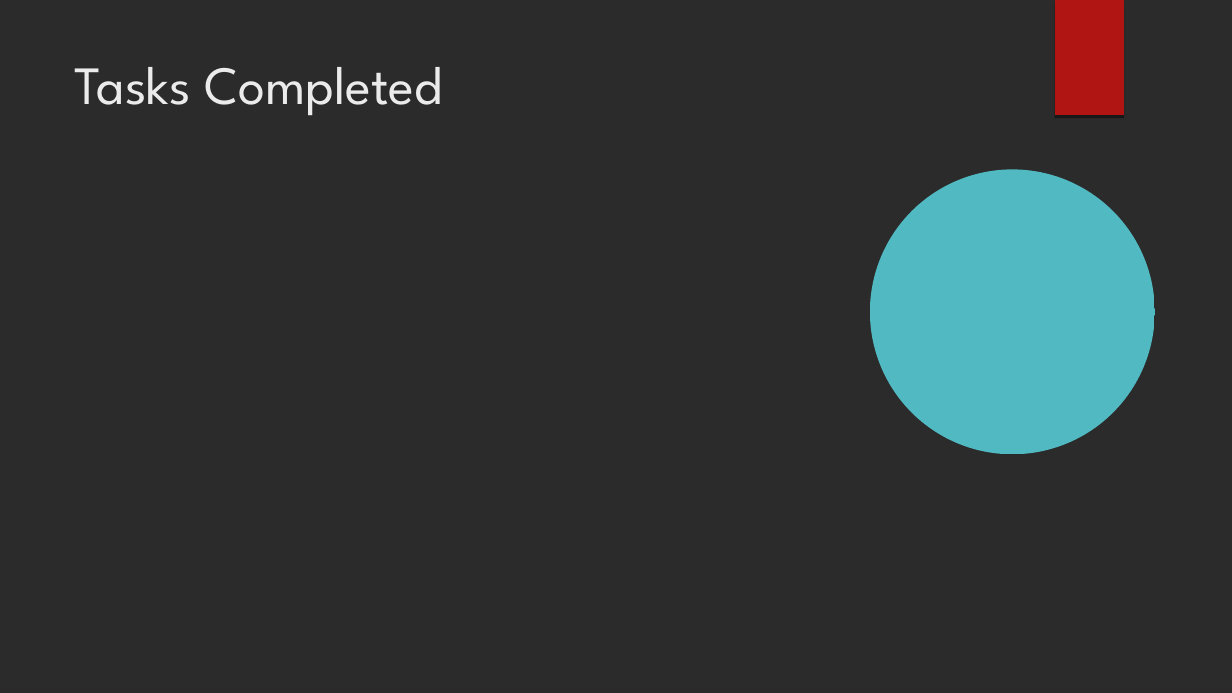
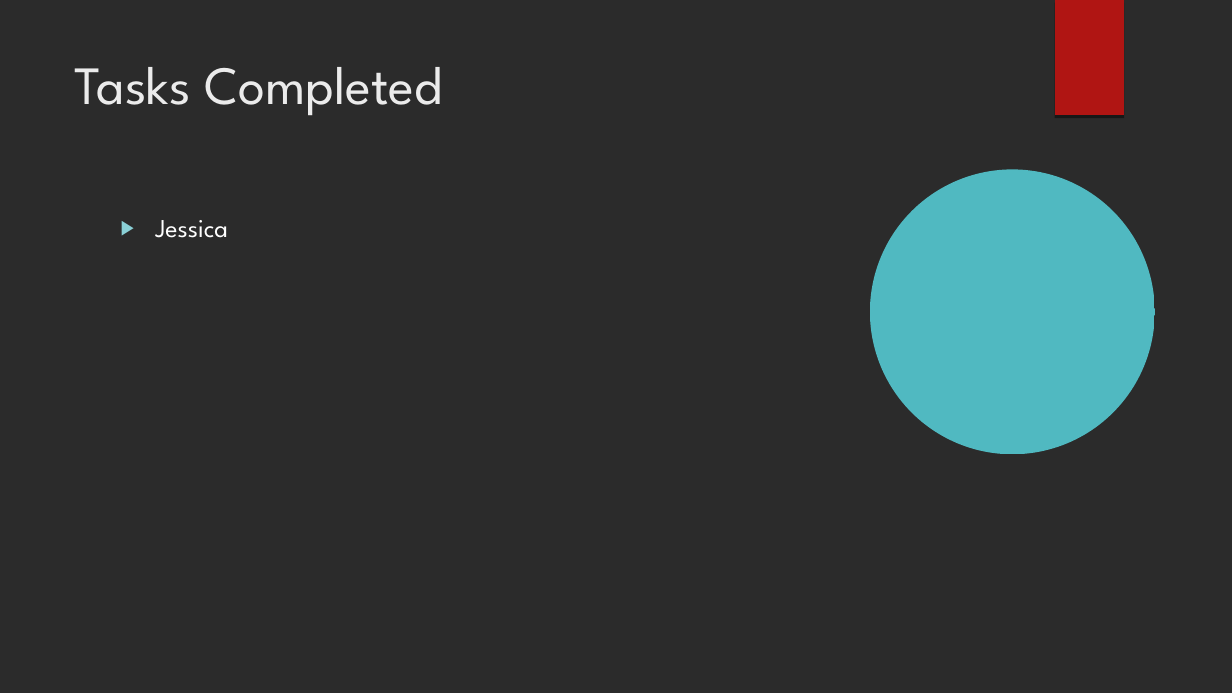
Before and after one commit to BenB33/ProfessionalismTeam2, a slide deck: slide 3 of PIM – Phase 1.odp. Drawn at 1232x693 pixels with LibreOffice and Linux fonts; fonts in the diff are those of the drawing; background and template pictures are left out; a plain dark background stands for a picture behind light text. Boxes give left, top, right and bottom in pixels: in the first picture for what was removed or moved away, otherwise in the second. Text is boxed around its words. In the diff, an @@ line names an element or a change of style, - is before the commit and + after.

```diff
--- a/PIM – Phase 1.odp
+++ b/PIM – Phase 1.odp
@@ text added at bbox=[155, 220, 228, 238], 20 pt, text #FFFFFF @@
+▶ Jessica
```
Also in this commit, not shown: 8 other slides changed, 3 slides added, 7 slides removed.
